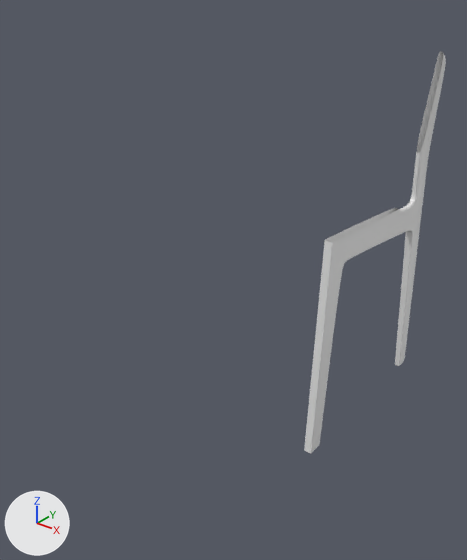
The Blender file Chair/Chair.blend: old version first, new version second.
The view is the same before and after, from a 50 mm lens placed at (3.98, -4.38, 4.58), pointed at (0.11, 0.46, 1.57). Every picture has the same lights, and +X, +Y and +Z are marked at lower left.
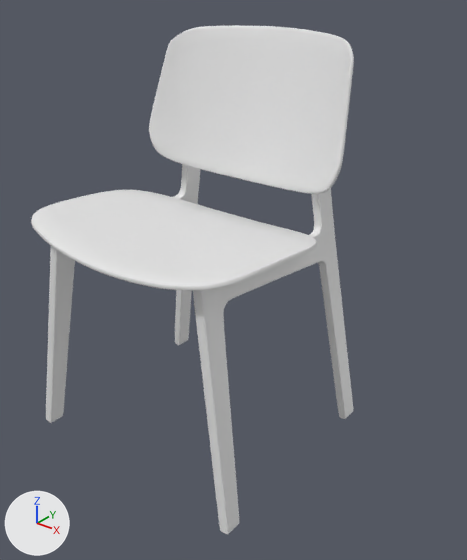
Commit message: chair part 3

What changed in the scene script:
```text
Change me_cube_001:
    used by ob_cube; location = (1.27, 0.72, 1.57); scale = (0.624, 0.624, 0.624)
    remove me_cube_001.from_pydata(...)  # 99 vertices, 71 faces, 10 loose edges; spans x 0.0..0.07, y -0.77..2.93, z -2.52..3.55
    add me_cube_001.from_pydata(...)  # 141 vertices, 107 faces, 9 loose edges; spans x 0.0..0.05, y -0.08..2.22, z 0.0..3.81
    me_cube_001 part 1: the whole mesh is rebuilt
Add me_plane_001:
    me_plane_001.from_pydata([(0.0, -1.0, 0.01), (1.02, -0.68, 0.19), (0.0, 1.02, -0.08), (1.02, 0.41, 0.13), (0.25, -0.99, 0.02), (0.51, -0.96, 0.04), (0.76, -0.91, 0.1), (0.76, 0.74, 0.06), (0.51, 0.86, 0.0), (0.25, 1.0, -0.07), (1.02, -0.79, 0.17), (0.89, -0.87, 0.14), (0.91, 0.6, 0.1), (0.64, -0.94, 0.07), (0.64, 0.8, 0.03), (0.0, 0.03, -0.03), (1.02, -0.09, 0.17), (0.25, 0.02, -0.02), (0.51, 0.0, 0.04), (0.77, -0.04, 0.1), (0.9, -0.07, 0.14), (0.64, -0.01, 0.07)], [], [(20, 16, 3, 12), (15, 17, 9, 2), (17, 18, 8, 9), (21, 19, 7, 14), (19, 20, 12, 7), (18, 21, 14, 8), (5, 13, 21, 18), (6, 11, 20, 19), (13, 6, 19, 21), (4, 5, 18, 17), (0, 4, 17, 15), (11, 1, 16, 20)])
    me_plane_001.polygons.foreach_set('use_smooth', [True] * 12)
Add me_plane_002:
    me_plane_002.from_pydata(...)  # 24 vertices, 15 faces; spans x -1.12..0.19, y -0.8..0.87, z -0.17..0.26
    me_plane_002.polygons.foreach_set('use_smooth', [True] * 15)
Change ob_cube:
    ob_cube.scale: (0.624, 0.624, 0.624) -> (1.0, 1.0, 1.0)
    ob_cube.location: (1.27, 0.72, 1.57) -> (1.27, -1.05, 0.0)
    ob_cube.rotation_euler: (0.0, 0.0, 0.0) -> (0.0, -0.161, 0.0)  # degrees (0, 0, 0) -> degrees (0, -9.2, 0)
    add _m = ob_cube.modifiers.new('Mirror', 'MIRROR')
    add _m.use_clip = True
    remove _m = ob_cube.modifiers.new('Mirror', 'MIRROR')
    remove _m.use_clip = True
    add _m.render_levels = 3
    add _m = ob_cube.modifiers.new('Mirror.001', 'MIRROR')
    add _m.mirror_object = ob_plane
Add ob_plane:
    ob_plane = bpy.data.objects.new('Plane', me_plane_001)
    ob_plane.location = (0.0, -0.23, 2.22)
    ob_plane.rotation_euler = (-0.0241, 0.0, 0.0)  # degrees (-1.4, 0, 0)
    ob_plane.scale = (1.26, 1.0, 1.0)
    _m = ob_plane.modifiers.new('Mirror', 'MIRROR')
    _m.use_clip = True
    _m = ob_plane.modifiers.new('Subdivision', 'SUBSURF')
    _m.levels = 3
    _m.render_levels = 3
    _m = ob_plane.modifiers.new('Solidify', 'SOLIDIFY')
    _m.thickness = 0.035
    _m.offset = 1.0
    _m = ob_plane.modifiers.new('Bevel', 'BEVEL')
    _m.width = 0.002
    _m.width_pct = 0.002
    _m.angle_limit = 1.047
Add ob_plane_001:
    ob_plane_001 = bpy.data.objects.new('Plane.001', me_plane_002)
    ob_plane_001.location = (1.04, 0.96, 3.28)
    ob_plane_001.rotation_euler = (1.294, 0.0, 0.0)  # degrees (74, 0, 0)
    ob_plane_001.scale = (0.927, 0.927, 0.927)
    _m = ob_plane_001.modifiers.new('Mirror', 'MIRROR')
    _m.use_clip = True
    _m.mirror_object = ob_plane
    _m = ob_plane_001.modifiers.new('Subdivision', 'SUBSURF')
    _m.levels = 3
    _m.render_levels = 3
    _m = ob_plane_001.modifiers.new('Solidify', 'SOLIDIFY')
    _m.thickness = 0.035
    _m.offset = 1.0
    _m = ob_plane_001.modifiers.new('Bevel', 'BEVEL')
    _m.angle_limit = 1.047
```

What differs and where, as boxes (x1, y1, x2, y2) in the pictures (467 x 560 px):
'Plane.001', added
    after: (149, 26, 354, 194)
'Cube', reshaped, moved, turned, modifiers changed, rescaled
    before: (304, 52, 446, 454)
    after: (46, 164, 353, 534)
'Plane', added
    after: (31, 190, 317, 291)
